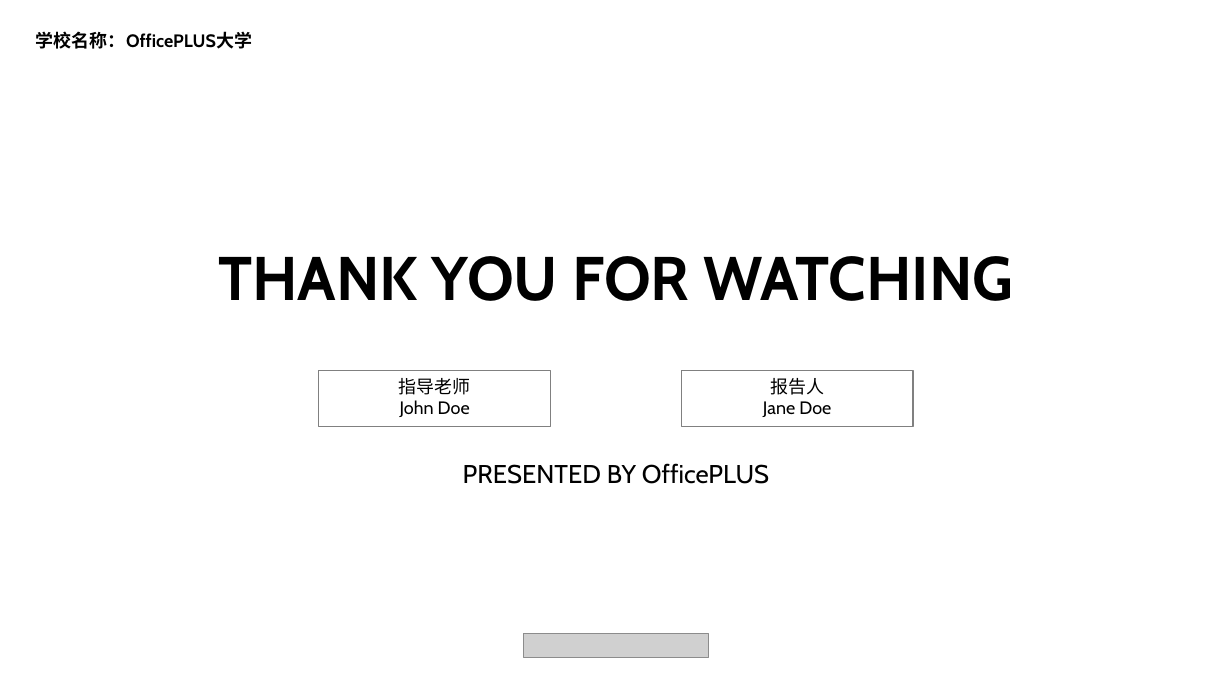
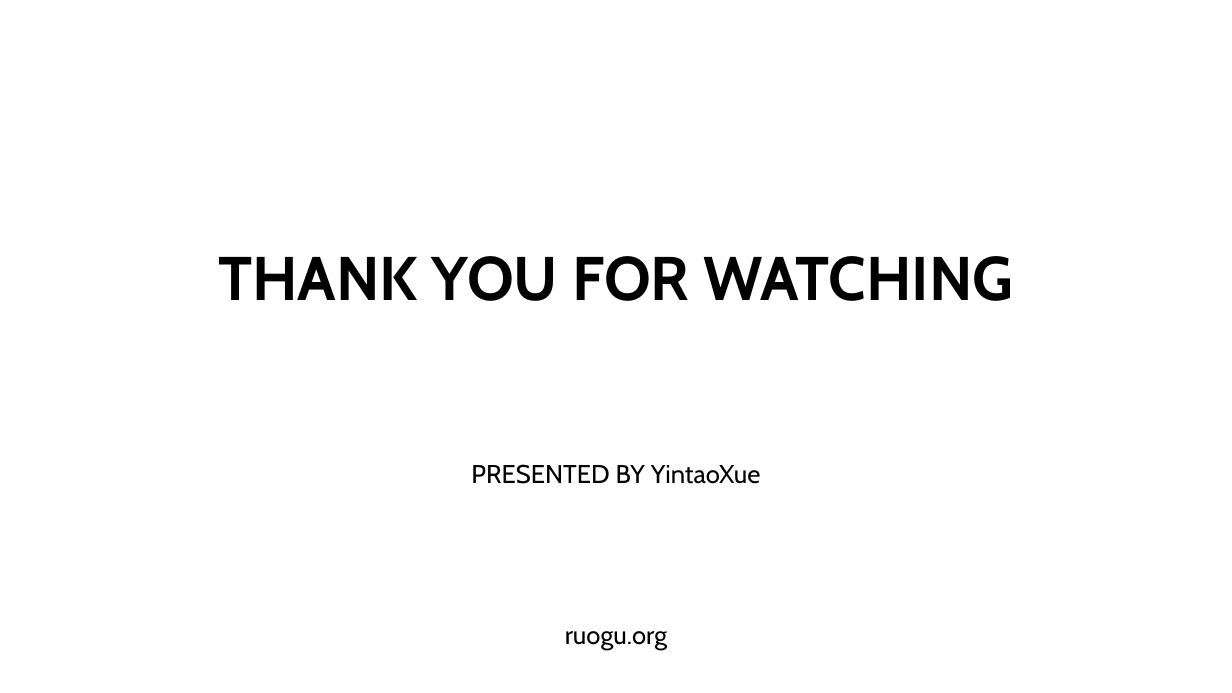
Before and after one commit to yintaoxue/ruogu, a slide deck: slide 14 of article/2016-08-03-kafka-intro.pptx (slide 23 before the commit). Drawn at 1232x693 pixels with LibreOffice and Linux fonts; fonts in the diff are those of the drawing; grey boxes stand for pictures; background and template pictures are left out. Boxes give left, top, right and bottom in pixels: in the first picture for what was removed or moved away, otherwise in the second. Text is boxed around its words. In the diff, an @@ line names an element or a change of style, - is before the commit and + after.

```diff
--- a/article/2016-08-03-kafka-intro.pptx
+++ b/article/2016-08-03-kafka-intro.pptx
@@ text removed at (36, 31, 252, 49) @@
-学校名称：OfficePLUS大学
@@ text removed at (319, 371, 551, 426) @@
-指导老师
-John Doe
@@ text removed at (681, 371, 913, 426) @@
-报告人
-Jane Doe
@@ text at (471, 464, 761, 484): text changed @@
-PRESENTED BY OfficePLUS
+PRESENTED BY YintaoXue
@@ picture removed at (524, 633, 709, 658) @@
@@ text added at (565, 631, 667, 650), 20 pt, text #000000 @@
+ruogu.org
```
Also in this commit, not shown: 4 other slides changed, 9 slides added, 22 slides removed, 5 other files.
